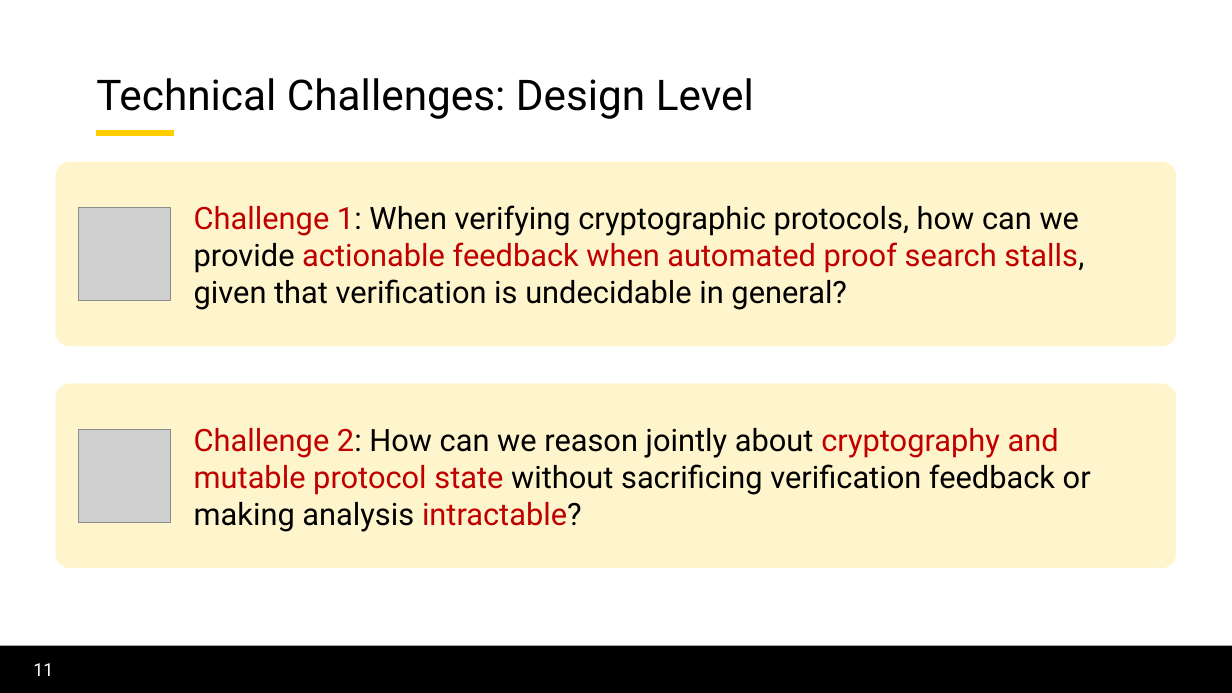
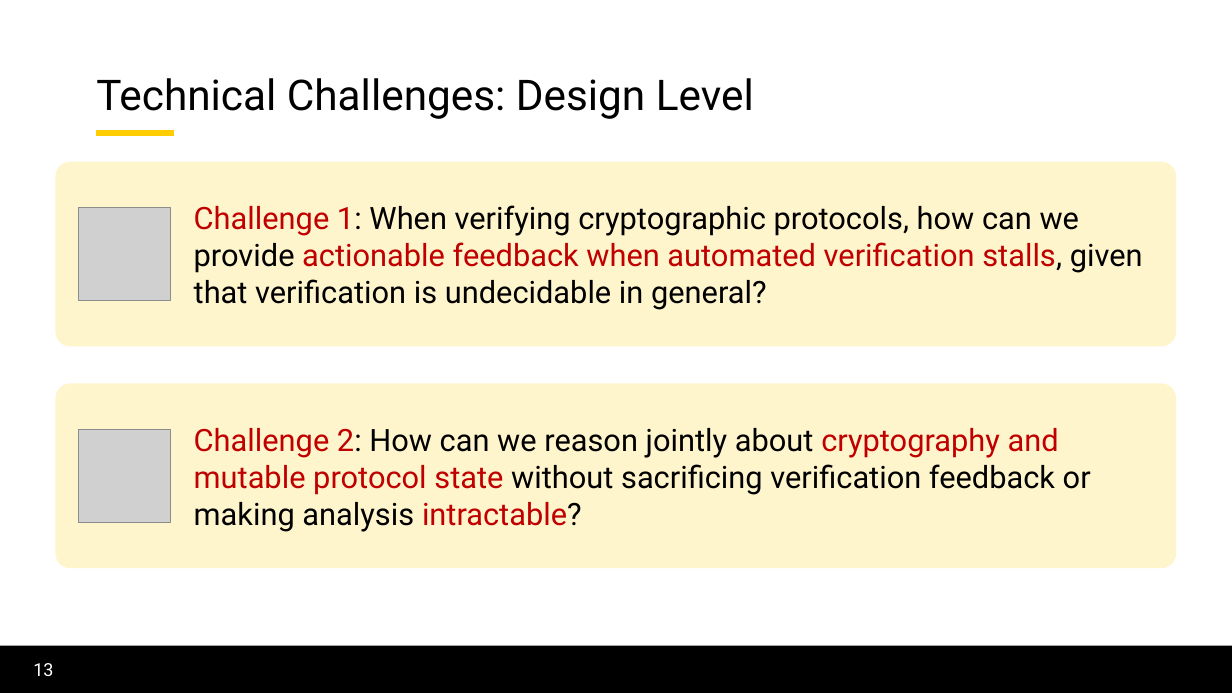
Before and after one commit to lorchrob/thesis_proposal_slides, a slide deck: slide 13 of slides.pptx (slide 11 before the commit). Drawn at 1232x693 pixels with LibreOffice and Linux fonts; fonts in the diff are those of the drawing; grey boxes stand for pictures; background and template pictures are left out. Boxes give left, top, right and bottom in pixels: in the first picture for what was removed or moved away, otherwise in the second. Text is boxed around its words. In the diff, an @@ line names an element or a change of style, - is before the commit and + after.

```diff
--- a/slides.pptx
+++ b/slides.pptx
@@ text in rounded rectangle at [194, 205, 1143, 310]: text changed @@
-Challenge 1: When verifying cryptographic protocols, how can we provide actionable feedback when automated proof search stalls, given that verification is undecidable in general?
+Challenge 1: When verifying cryptographic protocols, how can we provide actionable feedback when automated verification stalls, given that verification is undecidable in general?
@@ page number at [33, 663, 53, 676]: text changed @@
-11
+13
```
Also in this commit, not shown: 46 other slides changed, 14 slides added, 17 slides removed.
